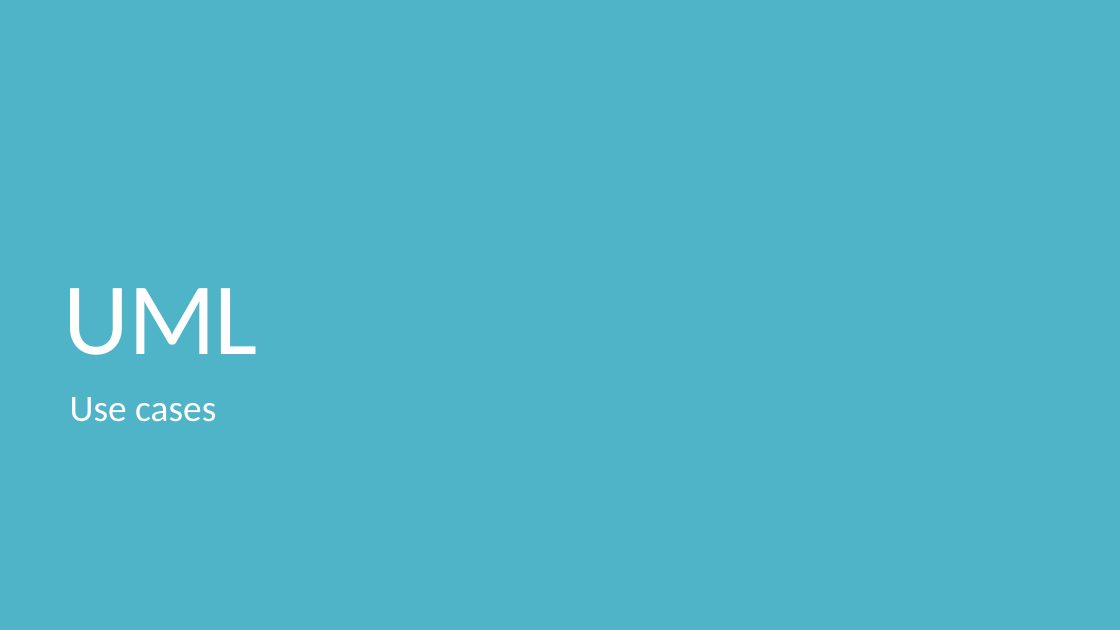
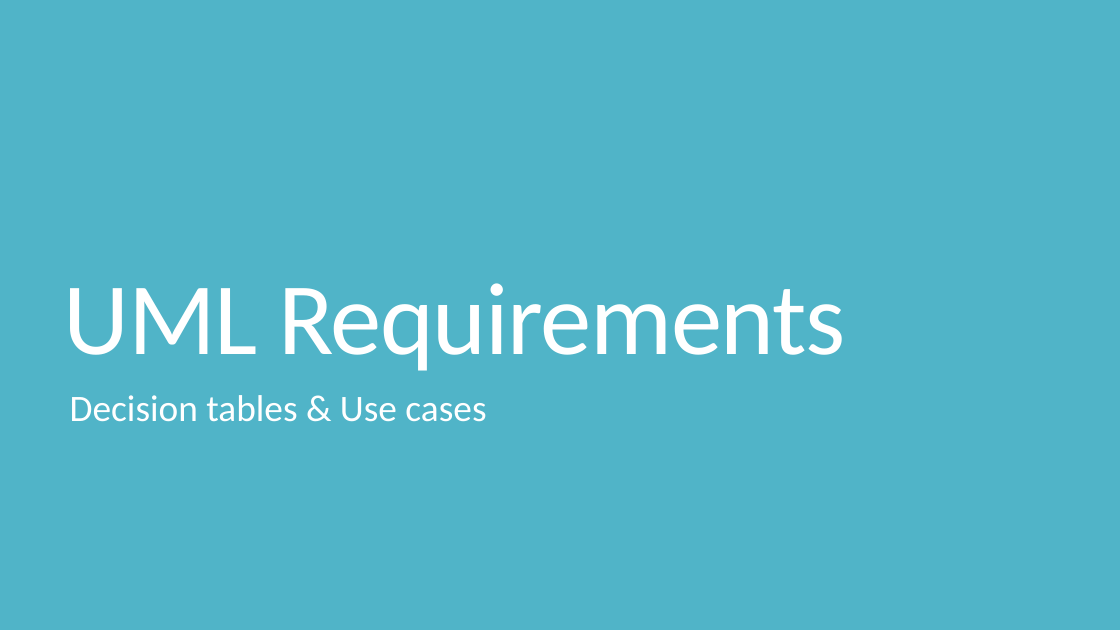
Before and after one commit to shabbir-hussain/ecse321tutW15, a slide deck: slide 1 of 04-RequirementsCont.pptx. Drawn at 1120x630 pixels with LibreOffice and Linux fonts; fonts in the diff are those of the drawing. Boxes give left, top, right and bottom in pixels: in the first picture for what was removed or moved away, otherwise in the second. Text is boxed around its words. In the diff, an @@ line names an element or a change of style, - is before the commit and + after.

```diff
--- a/04-RequirementsCont.pptx
+++ b/04-RequirementsCont.pptx
@@ title at (64, 283, 845, 371): text changed @@
-UML
+UML Requirements
@@ subtitle at (70, 395, 486, 422): text changed @@
-Use cases
+Decision tables & Use cases
```
Also in this commit, not shown: 3 other slides changed, 16 slides added.
